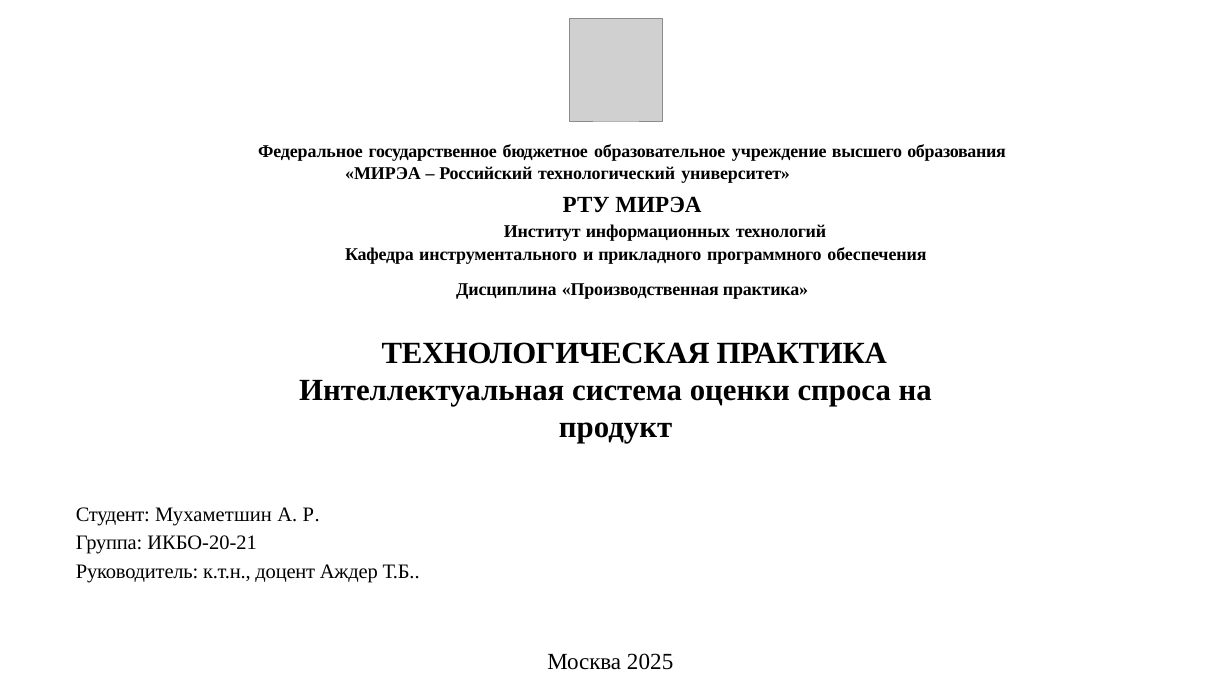
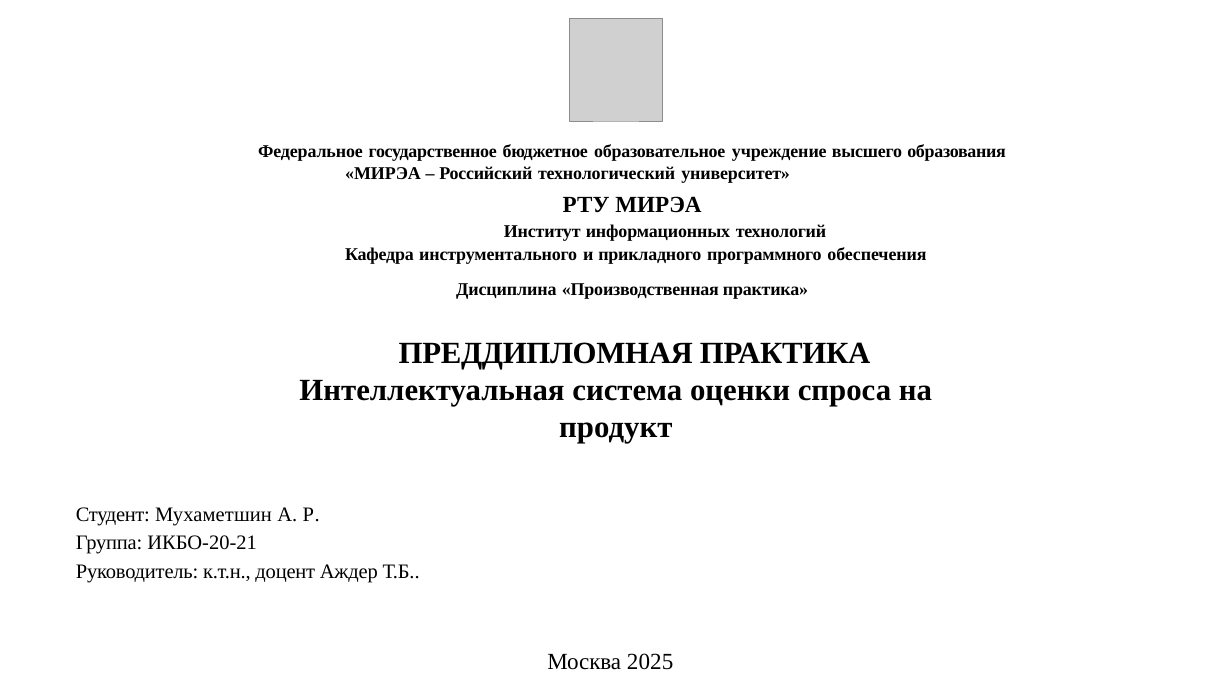
Before and after one commit to graduate-work-mirea/documents, a slide deck: slide 1 of prediplom_practice/Презентация_Преддипломная_практика_ИКБО-20-21_МухаметшинАР.pptx. Drawn at 1232x693 pixels with LibreOffice and Linux fonts; fonts in the diff are those of the drawing; grey boxes stand for pictures. Boxes give left, top, right and bottom in pixels: in the first picture for what was removed or moved away, otherwise in the second. Text is boxed around its words. In the diff, an @@ line names an element or a change of style, - is before the commit and + after.

```diff
--- a/prediplom_practice/Презентация_Преддипломная_практика_ИКБО-20-21_МухаметшинАР.pptx
+++ b/prediplom_practice/Презентация_Преддипломная_практика_ИКБО-20-21_МухаметшинАР.pptx
@@ text at <box>399,342,870,369</box>: text changed @@
-ТЕХНОЛОГИЧЕСКАЯ ПРАКТИКА
+ПРЕДДИПЛОМНАЯ ПРАКТИКА
```
Also in this commit, not shown: 1 other slide changed, 2 other files.
